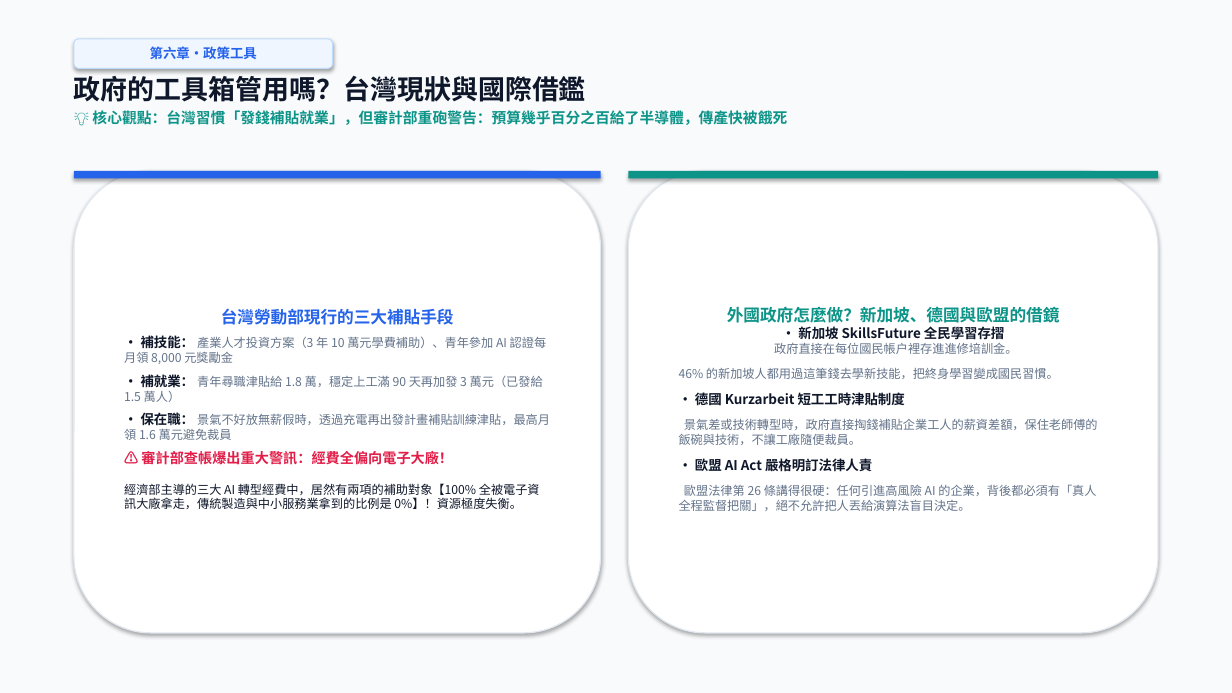
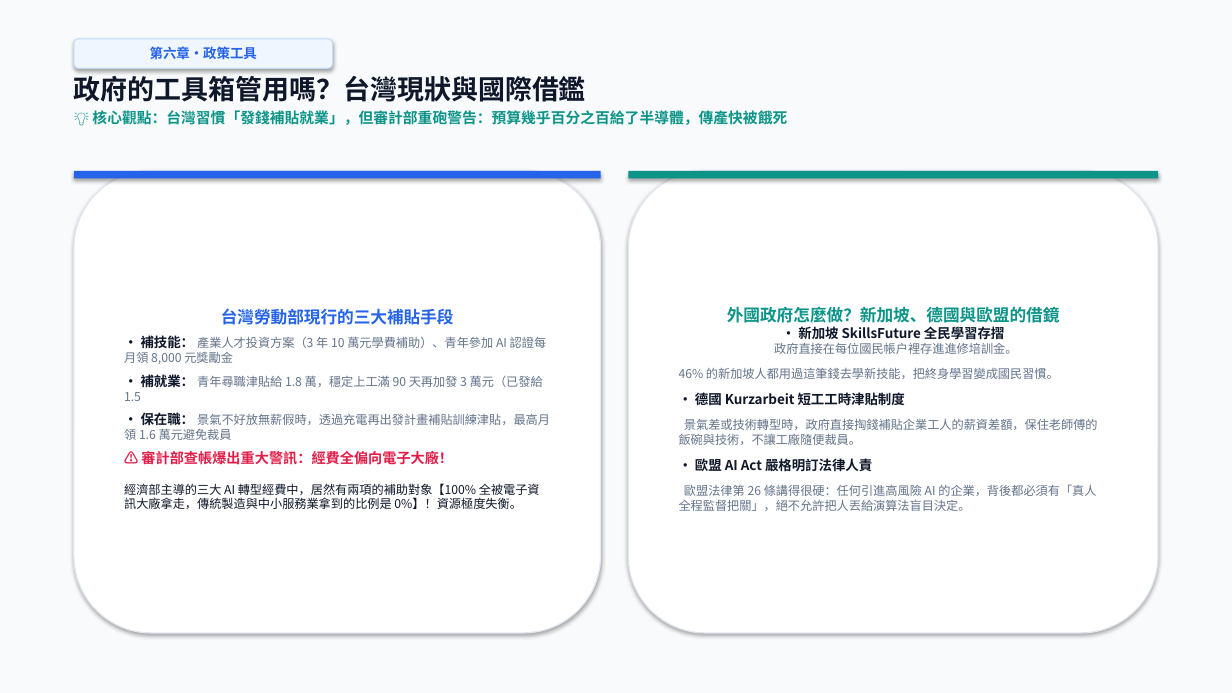
Before and after one commit to ZoeChengYu/2026F_information_and_life, a slide deck: slide 14 of 期中報告_ver.Gemini.1.0.1.pptx. Drawn at 1232x693 pixels with LibreOffice and Linux fonts; fonts in the diff are those of the drawing. Boxes give left, top, right and bottom in pixels: in the first picture for what was removed or moved away, otherwise in the second. Text is boxed around its words. In the diff, an @@ line names an element or a change of style, - is before the commit and + after.

```diff
--- a/期中報告_ver.Gemini.1.0.1.pptx
+++ b/期中報告_ver.Gemini.1.0.1.pptx
@@ text in rounded rectangle at bbox=[124, 374, 543, 401]: text changed @@
-• 補就業： 青年尋職津貼給 1.8 萬，穩定上工滿 90 天再加發 3 萬元（已發給 1.5 萬人）
+• 補就業： 青年尋職津貼給 1.8 萬，穩定上工滿 90 天再加發 3 萬元（已發給 1.5
```
Also in this commit, not shown: 6 other slides changed, 2 other files.
